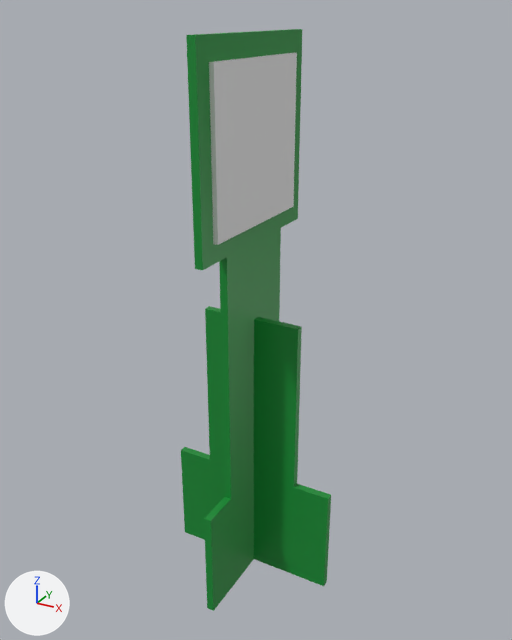
The COLLADA model models/mundoteste/creeper/creeper03/materials/textures/Creeper.dae as it was, and as the next commit left it.
Rendered twice from a 50 mm lens placed at (0.216, -0.387, 0.251), pointed at (0.0, 0.005, 0.055). Lighting does not change. The marker at lower left points along +X, +Y and +Z. Where no turn or scale is listed for an object, it has been applied to the vertices.

Script lines for the objects in view, before the commit:
```python
mat_steel___satin = principled_material('Steel_-_Satin')
mat_steel___satin.base_color = (0.00655, 0.274, 0.0368)  # green #138f36
mat_steel___satin.roughness = 0.44
me_creeper___montagem_v3 = bpy.data.meshes.new('Creeper - Montagem v3')
me_creeper___montagem_v3.from_pydata(...)  # 56 vertices, 104 faces; spans x -0.063..0.063, y -0.063..0.063, z -0.148..0.239
me_creeper___montagem_v3.materials.append(mat_steel___satin)  # green #138f36
me_markerdata_3 = bpy.data.meshes.new('MarkerData_3')
me_markerdata_3.from_pydata(...)  # a box spanning x 0.0..0.003, y -0.05..0.05, z -0.05..0.05
me_markerdata_3.materials.append(mat_markerdata_3)  # its picture is missing
ob_creeper___montagem_v3 = bpy.data.objects.new('Creeper_-_Montagem_v3', me_creeper___montagem_v3)
ob_creeper___montagem_v3.location = (0.0, 0.0, 0.0)
ob_markerdata_3 = bpy.data.objects.new('MarkerData_3', me_markerdata_3)
ob_markerdata_3.location = (0.0027, -0.0007, 0.1754)
```
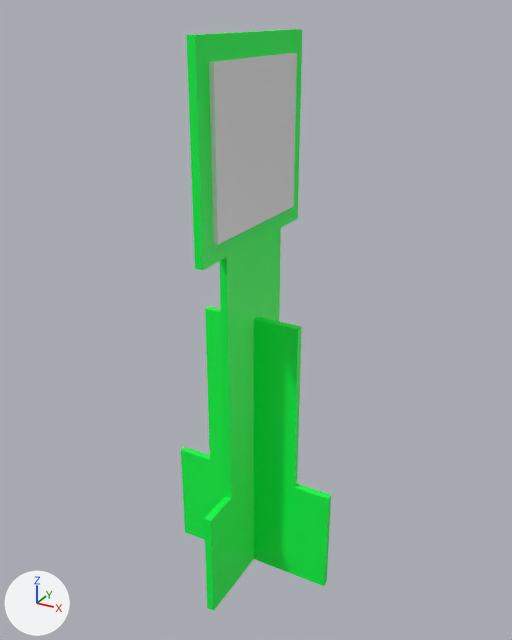
Location of each change, (x1, y1, x2, y2) in pixels of the pictures (512 x 640 px):
'Creeper_-_Montagem_v3', recoloured
    both: (181, 29, 331, 611)

What the commit changed:
Material 'Steel_-_Satin' (mat_steel___satin) changes colour from green #138f36 to green #00ff49; in linear values from (0.00655, 0.274, 0.0368) to (0.0, 1.0, 0.0662).
